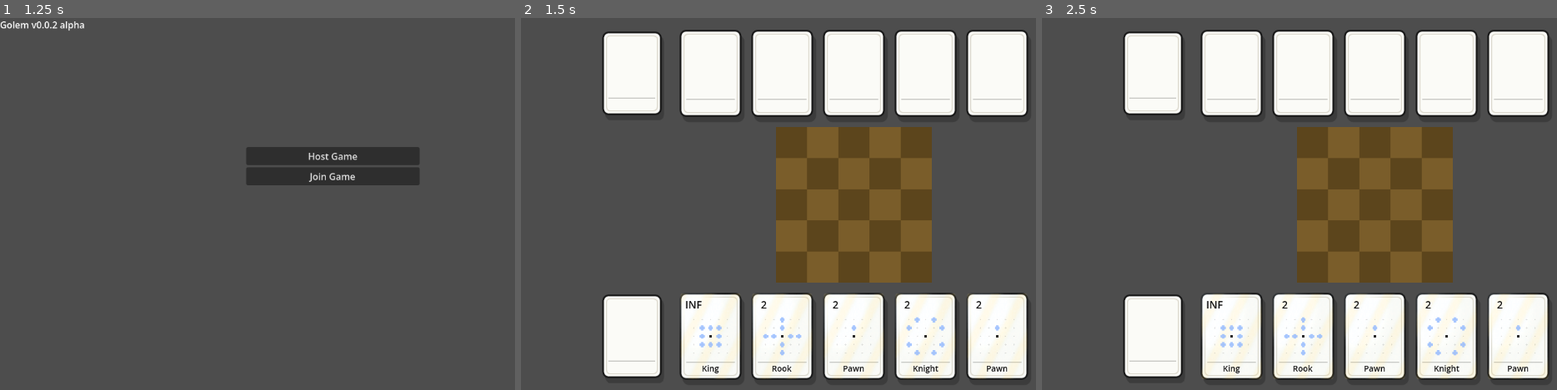
Above: before the commit, frames 1-3 (left to right).
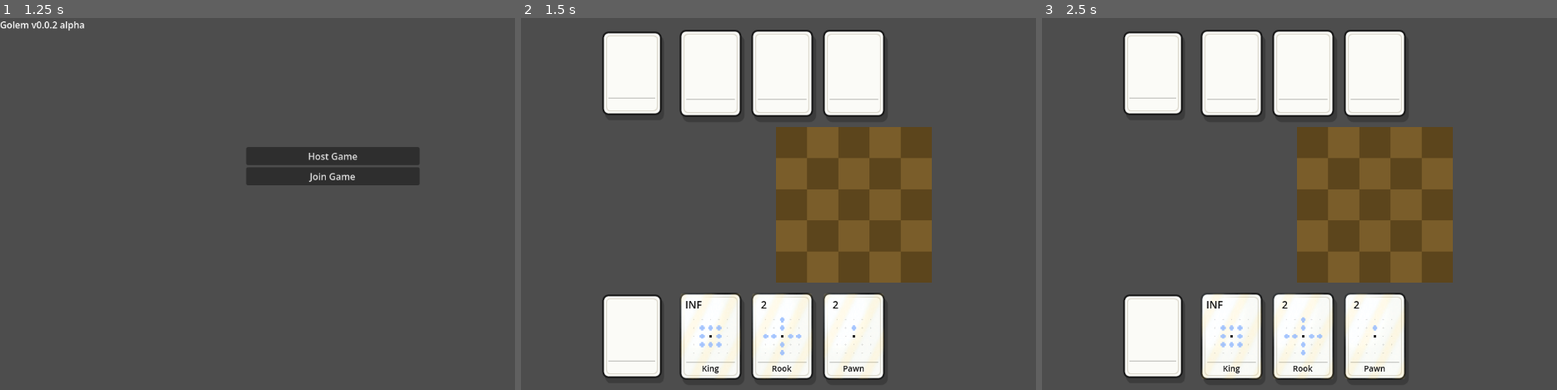
Above: after the commit, the same moments.

Repository: DavidBarta92/Golem-Chess
Game: Godot game, scene res://Scenes/MainMenu.tscn
Same seed, same stepped clock (60 frames per second), same inputs: the game is played once before the commit and once after it.
Inputs (mouse positions are in pixels of both pictures, inside the frame that each line leads up to):
- Up to frame 1 (1.25 s): tap Enter at 0.5 s; move the mouse to (478, 185) at 0.52 s; click (478, 185) at 0.67 s
- Up to frame 2 (1.5 s): click "Host Game" at 1.25 s
- Up to frame 3 (2.5 s): click "INF" at 2 s

Frame 1 is identical in both runs. In frame 2, 11% of the frame differs, in the area x 72-99%, y 3-98%; in frame 3, 11%.

Commit message:
3crad hand

Diff:
--- a/Scenes/chess.gd
+++ b/Scenes/chess.gd
@@ -25,6 +25,7 @@
 const PIECE_MOVE = preload("res://Assets/Piece_move.png")
 
 const PLAYER_HAND_SIZE = 5
+const STARTING_PLAYER_HAND_SIZE = 3
 const PLAYER_DECK_SIZE = 24
 const CARD_UI_SIZE = Vector2(112, 156)
 const CARD_UI_GAP = 12
@@ -109,8 +110,8 @@
 func setup_player_card_hands():
 	white_card_deck = create_random_card_deck()
 	black_card_deck = create_random_card_deck()
-	white_card_hand = draw_cards_from_deck(1, PLAYER_HAND_SIZE)
-	black_card_hand = draw_cards_from_deck(-1, PLAYER_HAND_SIZE)
+	white_card_hand = draw_cards_from_deck(1, STARTING_PLAYER_HAND_SIZE)
+	black_card_hand = draw_cards_from_deck(-1, STARTING_PLAYER_HAND_SIZE)
 
 	white_card_visuals = populate_card_hand(white_pieces, white_card_hand, 1)
 	black_card_visuals = populate_card_hand(black_pieces, black_card_hand, -1)
--- a/Scripts/DeckManager.gd
+++ b/Scripts/DeckManager.gd
@@ -2,6 +2,7 @@
 
 const DECK_SIZE = 24
 const HAND_SIZE = 5
+const STARTING_HAND_SIZE = 3
 const KING_CARD_NAME = "King"
 
 # Kezdő pakli generálás
@@ -43,7 +44,7 @@
 
 # Kezdő kéz húzása
 static func draw_starting_hand(deck: Array[String], hand: Array[String]):
-	for i in range(HAND_SIZE):
+	for i in range(STARTING_HAND_SIZE):
 		draw_card(deck, hand)
 
 # Kártya kijátszása
